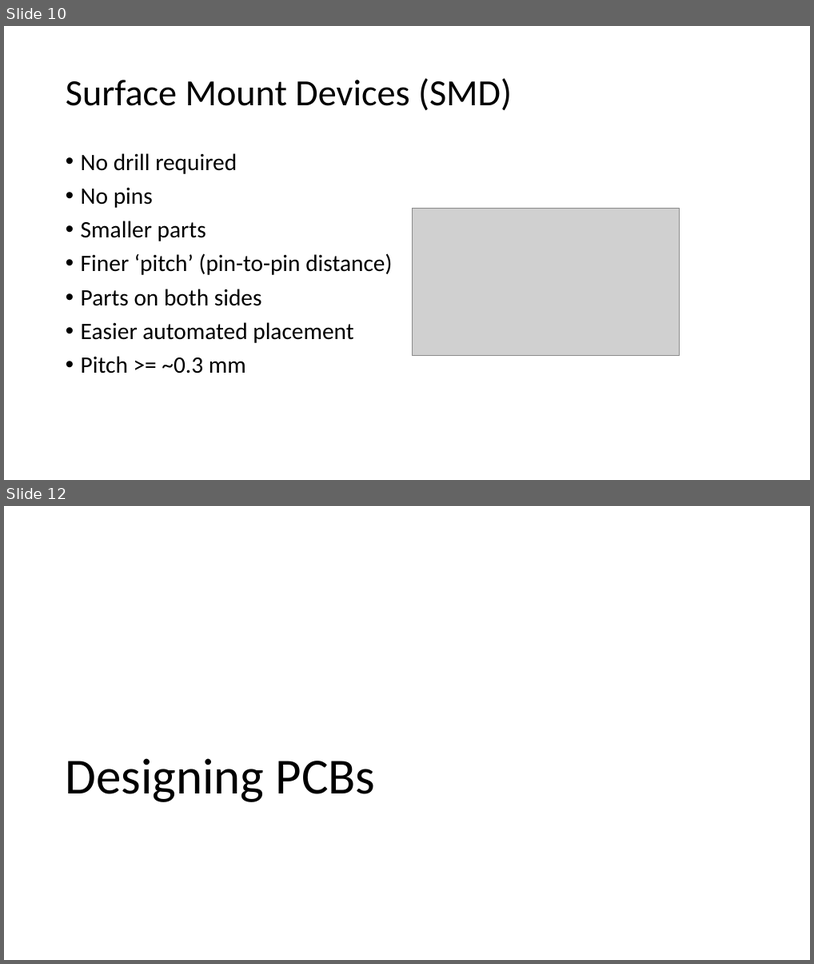
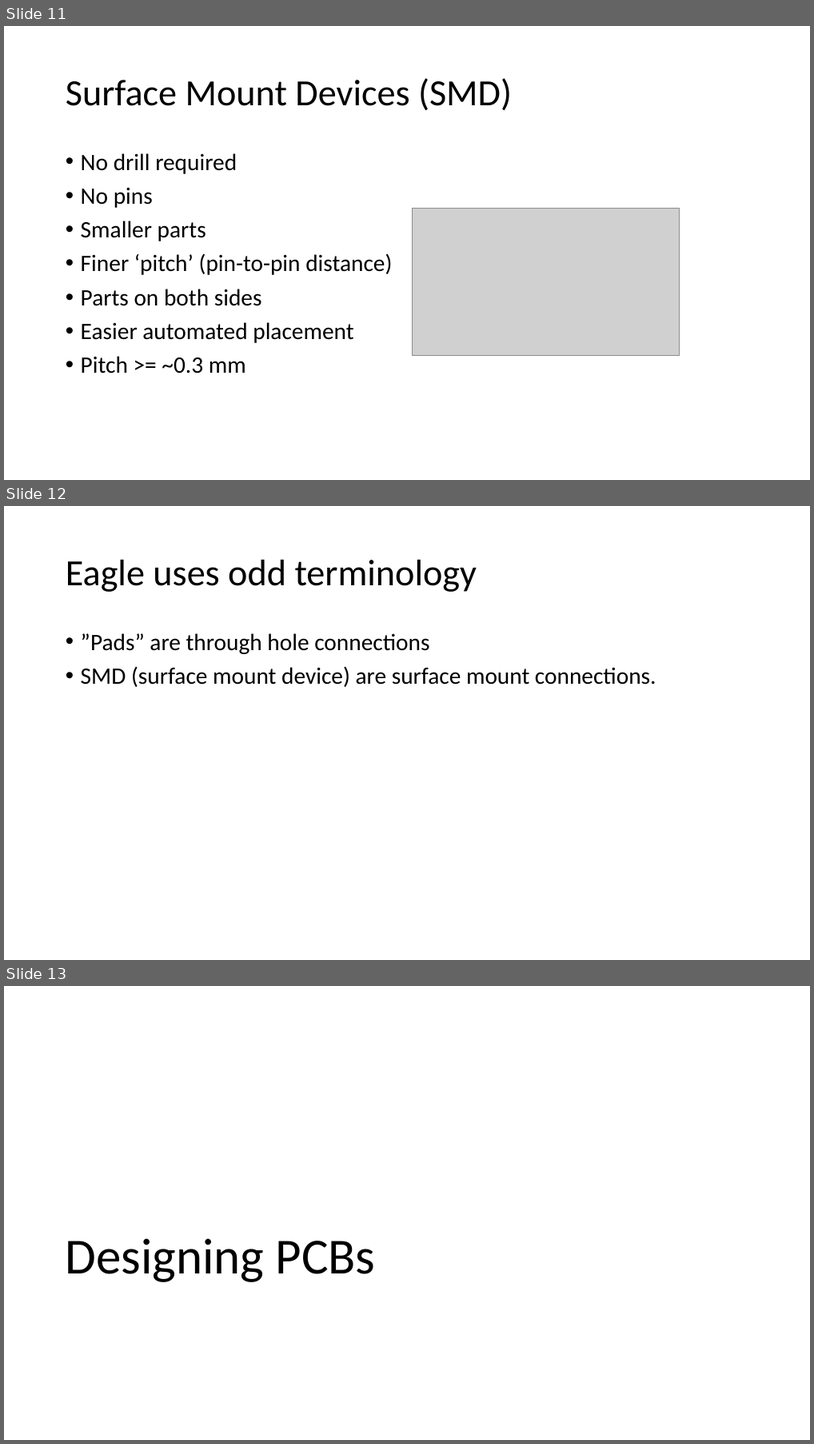
Before and after one commit to NVSL/QuadClass-Resources, a slide deck: labs/Introduction-To-Eagle/Introduction-To-Eagle.pptx. Shown one above the other, each under a label of ours: slides 10 and 12 before the commit, slides 11, 12 and 13 after it; the slides between them are not shown. The pictures are 814x964 and 814x1444 pixels, drawn with LibreOffice and Linux fonts; fonts in the diff are those of the drawing; grey boxes stand for pictures. Boxes give left, top, right and bottom in pixels: in the first picture for what was removed or moved away, otherwise in the second. Text is boxed around its words. In the diff, an @@ line names an element or a change of style, - is before the commit and + after.

```diff
--- a/labs/Introduction-To-Eagle/Introduction-To-Eagle.pptx
+++ b/labs/Introduction-To-Eagle/Introduction-To-Eagle.pptx
@@ slide 12 added at bbox=[4, 506, 810, 960], background #FFFFFF @@
@@ title added at bbox=[66, 560, 478, 592], 44 pt, text #000000 @@
+Eagle uses odd terminology
@@ text added at bbox=[81, 633, 657, 687], 28 pt, text #000000 @@
+• ”Pads” are through hole connections
+• SMD (surface mount device) are surface mount connections.
@@ what was slide 10 is now slide 11 @@
@@ what was slide 12 is now slide 13 @@
```
Also in this commit, not shown: 1 other file.
